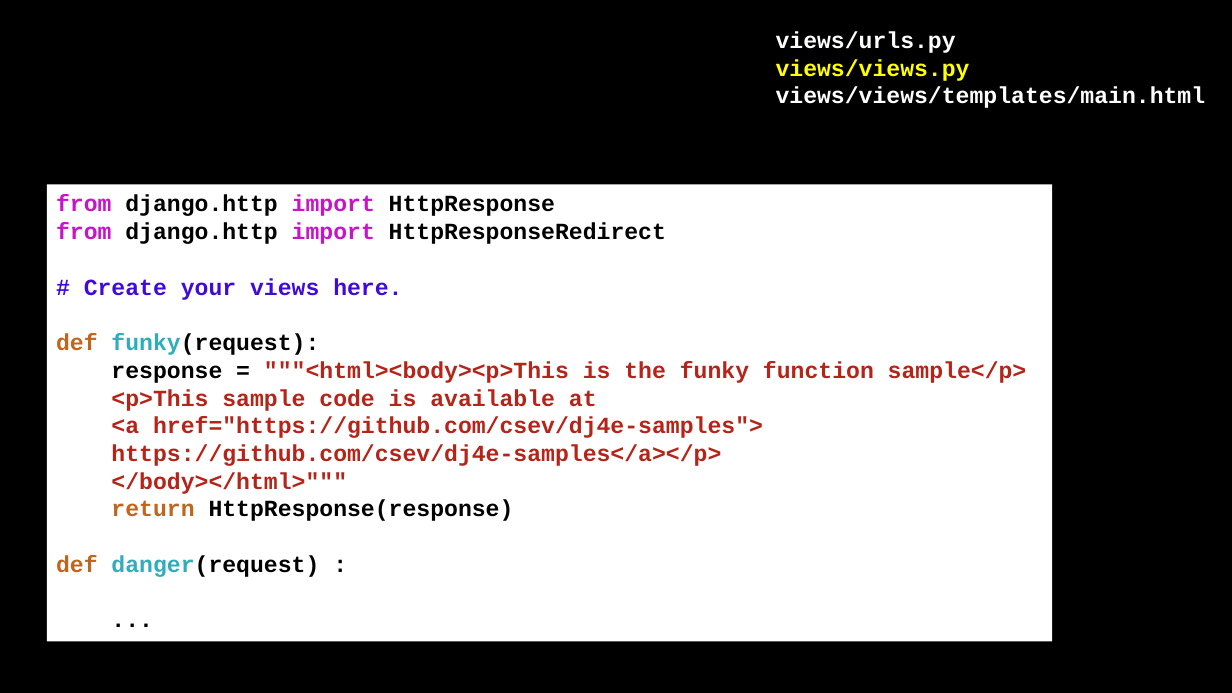
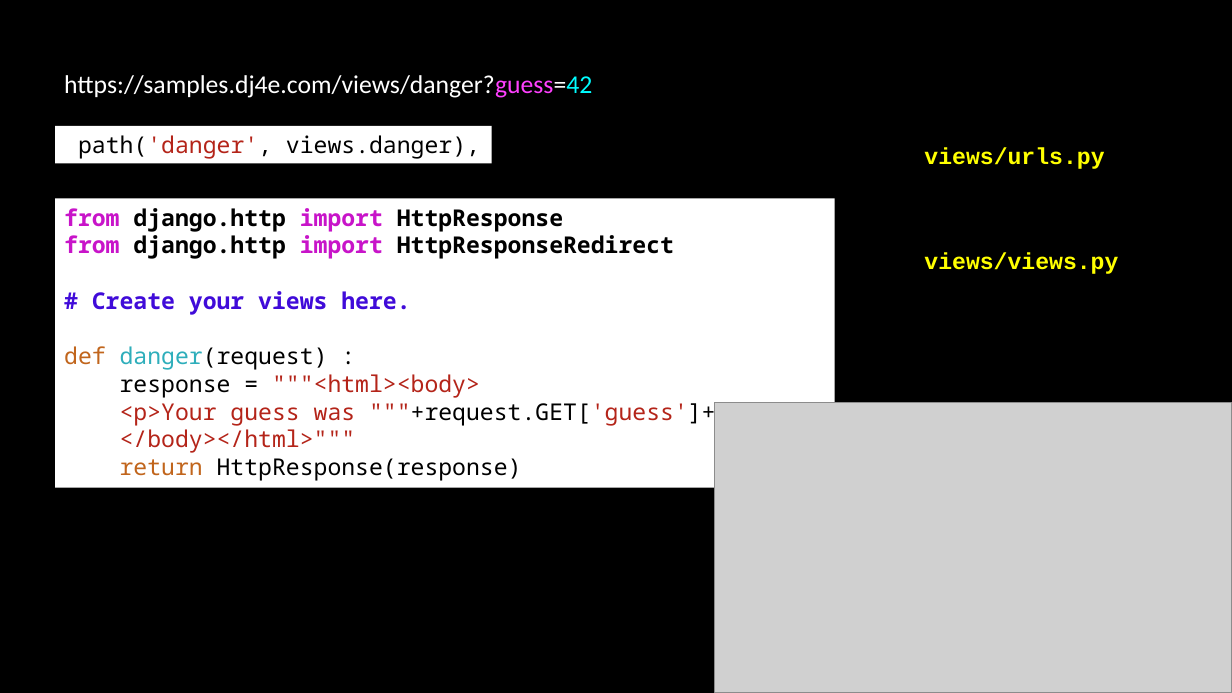
Before and after one commit to csev/dj4e, a slide deck: slide 13 of lectures/DJ-06-Views-Templates.pptx (slide 5 before the commit). Drawn at 1232x693 pixels with LibreOffice and Linux fonts; fonts in the diff are those of the drawing; grey boxes stand for pictures. Boxes give left, top, right and bottom in pixels: in the first picture for what was removed or moved away, otherwise in the second. Text is boxed around its words. In the diff, an @@ line names an element or a change of style, - is before the commit and + after.

Commit message:
Make space for generic views

```diff
--- a/lectures/DJ-06-Views-Templates.pptx
+++ b/lectures/DJ-06-Views-Templates.pptx
@@ text at <box>776,31,956,53</box>: paragraph removed @@
-views/urls.py
@@ text added at <box>64,75,592,98</box>, 20 pt, text #FFFFFF @@
+https://samples.dj4e.com/views/danger?guess=42
@@ text at <box>776,87,1206,108</box>: paragraph removed @@
-views/views/templates/main.html
@@ rectangle added at <box>55,126,492,163</box>, fill #FFFFFF, 18 pt, text #000000 @@
+path('danger', views.danger),
@@ text added at <box>924,148,1104,169</box>, 18 pt, text #FFFF00, bold @@
+views/urls.py
@@ rectangle "from django.http import HttpResponse": place and size @@
-rectangle "from django.http import HttpResponse" at <box>47,185,1053,642</box>
+rectangle "from django.http import HttpResponse" at <box>55,199,836,488</box>
@@ text in rectangle at <box>64,208,674,481</box>: font Courier New to Noto Sans Mono in "from django.http import HttpResponse", "from django.http import HttpResponseRedirect", "# Create your views here.", "</body></html>"""" and 1 more places; bold off in "</body></html>"""", "return HttpResponse(response)" @@
@@ text "views/views.py": place and size @@
-text "views/views.py" at <box>776,31,1206,108</box>
+text "views/views.py" at <box>924,253,1118,274</box>
@@ text in rectangle at <box>64,346,813,425</box>: text changed; font Courier New to Noto Sans Mono; bold off @@
-def funky(request):
-response = """<html><body><p>This is the funky function sample</p>
-<p>This sample code is available at
-<a href="https://github.com/csev/dj4e-samples">
-https://github.com/csev/dj4e-samples</a></p>
+def danger(request) :
+response = """<html><body>
+<p>Your guess was """+request.GET['guess']+"""</p>
@@ picture added at <box>715,403,1232,693</box> @@
@@ text in rectangle at <box>56,555,319,577</box>: paragraphs removed @@
-def danger(request) :
-...
```
Also in this commit, not shown: 4 other slides changed, 15 slides added, 25 other files.
